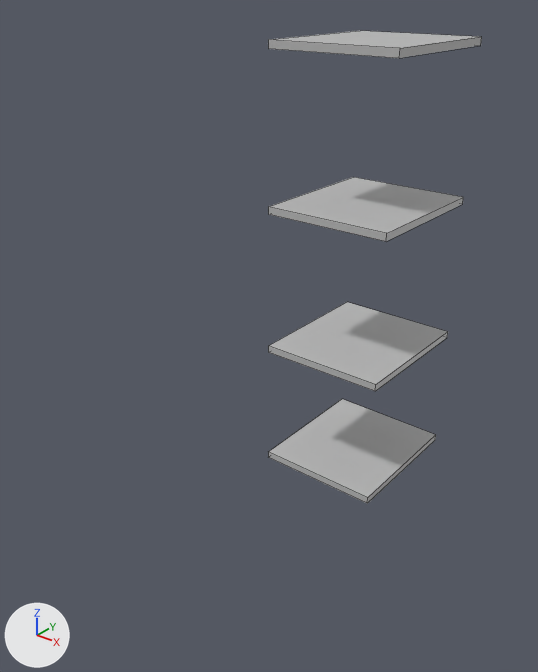
Before and after pictures for a commit that changed the FBX model Assets/Graphic/Models/ShelfMiddle.fbx.
Before and after are seen from a camera (50 mm lens) standing at (2.49, -4.15, 3.34) and looking at (-0.09, -0.93, 1.35). The axes (+X, +Y, +Z) are drawn at lower left. The lights are the same throughout. Mesh edges are drawn as thin lines. Where no turn or scale is listed for an object, it has been applied to the vertices.

Objects in the first picture: 'shelfMiddle'.
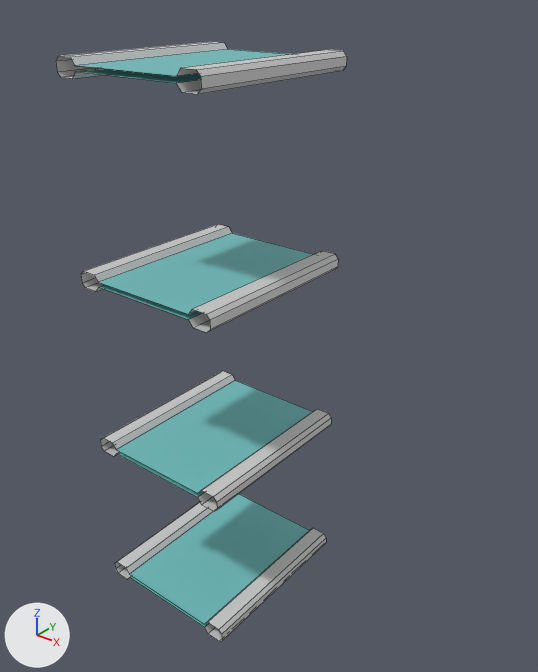
Location of each change, (x1, y1, x2, y2) in pixels of the pictures (538 x 672 px):
'shelfMiddle', reshaped, moved (36% wider, 27% taller)
    before: (268, 31, 482, 504)
    after: (56, 42, 347, 642)
part 1 of me_mesh, rebuilt (32% wider, 68% taller)
    before: (268, 177, 463, 241)
    after: (81, 224, 338, 332)
part 2 of me_mesh, rebuilt (25% wider, 41% taller)
    before: (268, 399, 436, 504)
    after: (115, 494, 326, 642)
part 3 of me_mesh, built on
    before: (268, 31, 480, 391)
    after: (56, 42, 347, 511)
part 4 of me_mesh, recoloured
    before: (376, 37, 482, 391)
    after: (56, 56, 347, 509)

Edits to the bpy script that builds the scene:
```text
Add mat_metalwhite:
    mat_metalwhite = principled_material('MetalWhite')
    mat_metalwhite.base_color = (0.617, 0.617, 0.617)  # light grey #cecece
    mat_metalwhite.roughness = 0.584
Add mat_glass:
    mat_glass = principled_material('Glass')
    mat_glass.base_color = (0.158, 0.504, 0.504)  # cyan #6fbcbc
    mat_glass.roughness = 0.553
Change me_mesh:
    used by ob_shelfmiddle; location = (0.0, -0.5, 0.0)
    remove me_mesh.from_pydata(...)  # 32 vertices, 24 faces; spans x -0.44..0.44, y 0.0..1.0, z 0.06..3.0
    add me_mesh.from_pydata(...)  # 128 vertices, 64 faces; spans x -0.44..0.44, y 0.0..1.0, z 0.03..3.02
    me_mesh part 1: the loose piece of 8 vertices spanning x -0.44..0.44, y 0.0..1.0, z 1.95..2.0 is rebuilt with 32 vertices and now spans x -0.44..0.44, y 0.0..1.0, z 1.92..2.01
    me_mesh part 2: the loose piece of 8 vertices spanning x -0.44..0.44, y 0.0..1.0, z 0.06..0.11 is rebuilt with 32 vertices and now spans x -0.44..0.44, y 0.0..1.0, z 0.03..0.12
    me_mesh part 3
    8 faces are deleted
    48 vertices are added at x -0.42..0.42, y 0.0..1.0, z 0.93..3.02
    4 new faces join them, mat_glass (cyan #6fbcbc)
    24 new faces join them, mat_metalwhite (light grey #cecece)
    me_mesh part 4: 4 faces spanning x -0.44..0.44, y 0.0..1.0, z 0.95..3.0 switch from mat_lambert1 (grey #bcbcbc) to mat_metalwhite (light grey #cecece)
    add me_mesh.materials.append(mat_glass)  # cyan #6fbcbc
Change ob_shelfmiddle:
    ob_shelfmiddle.location: (0.0, -0.5, 0.0) -> (0.0, -2.0, 0.0)
```
